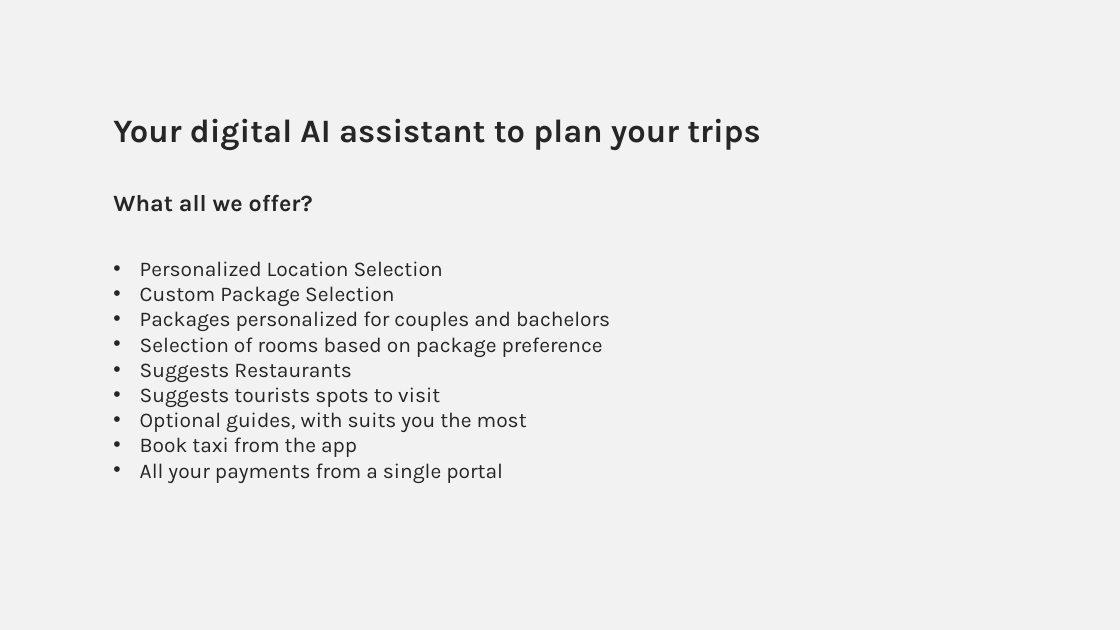
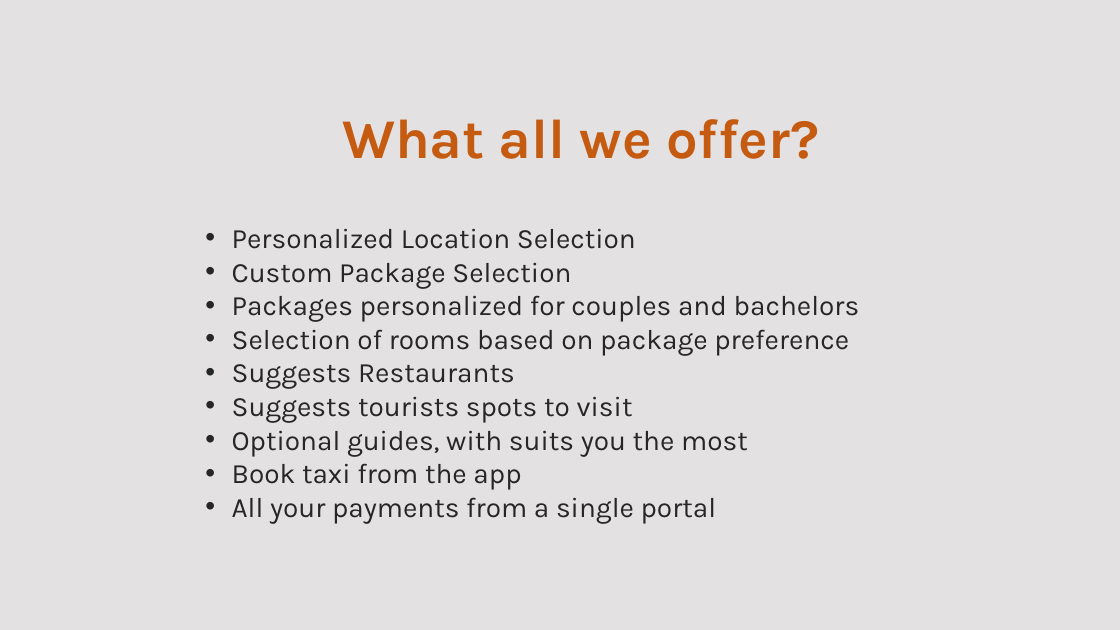
Before and after one commit to coffeelakedev/TourAdvisor, a slide deck: slide 3 of demo/Reveal.pptx (slide 2 before the commit). Drawn at 1120x630 pixels with LibreOffice and Linux fonts; fonts in the diff are those of the drawing. Boxes give left, top, right and bottom in pixels: in the first picture for what was removed or moved away, otherwise in the second. Text is boxed around its words. In the diff, an @@ line names an element or a change of style, - is before the commit and + after.

```diff
--- a/demo/Reveal.pptx
+++ b/demo/Reveal.pptx
@@ background #F2F2F2 to #E3E1E1 @@
@@ text at box(113, 118, 761, 150): paragraph removed @@
-Your digital AI assistant to plan your trips
@@ text "What all we offer?": place and size @@
-text "What all we offer?" at box(113, 118, 761, 483)
+text "What all we offer?" at box(232, 119, 860, 523)
@@ text "What all we offer?" at box(232, 119, 860, 523): size 20 to 48 pt, text colour #262626 to #C55A11 in "What all we offer?"; size 18 to 24 pt; alignment left to centre; list level 1 to 2 in "What all we offer?"; list level 1 to 3 in "Personalized Location Selection"; list level 1 to 3 in "Custom Package Selection"; list level 1 to 3 in "Packages personalized for couples and ..."; list level 1 to 3 in "Selection of rooms based on ..."; list level 1 to 3 in "Suggests Restaurants"; list level 1 to 3 in "Suggests tourists spots to visit"; list level 1 to 3 in "Optional guides, with suits you ..."; list level 1 to 3 in "Book taxi from the app"; list level 1 to 3 in "All your payments from a ..." @@
```
Also in this commit, not shown: 2 other slides changed, 6 slides added, 4 other files.
